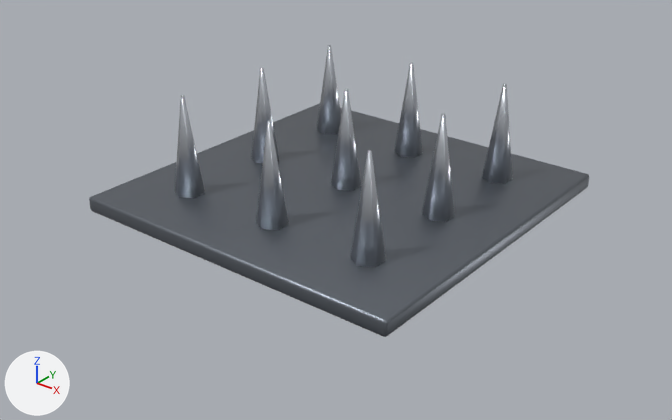
The glTF model game/assets/models/batch1/spike_trap.glb: old version first, new version second.
The view is the same before and after, from a 50 mm lens placed at (2.63, -3.37, 2.01), pointed at (0.05, -0.14, 0.01). Every picture has the same lights, and +X, +Y and +Z are marked at lower left. The picture after the commit comes second.

Names of what the first picture shows: 'GrateBase', 'Spike_-0.55_-0.55', 'Spike_-0.55_0.0', 'Spike_-0.55_0.55', 'Spike_0.0_-0.55', 'Spike_0.0_0.0', 'Spike_0.0_0.55', 'Spike_0.55_-0.55', 'Spike_0.55_0.0', 'Spike_0.55_0.55'.
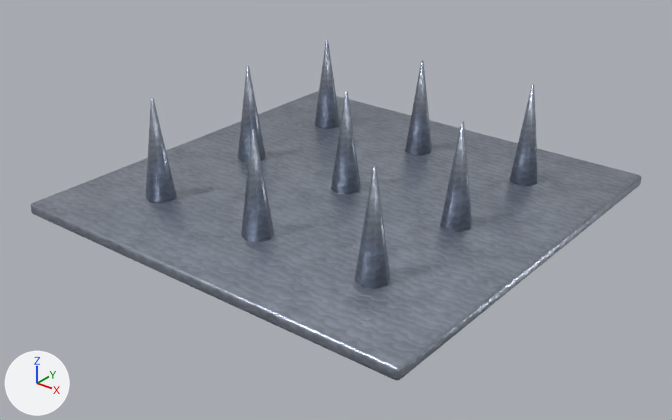
Pixel boxes (x1, y1, x2, y2) of what changed, in the pictures (672 x 420 px):
'TrapPlate', added
    after: (31, 91, 641, 380)
'GrateBase', deleted
    before: (89, 103, 589, 337)
'Spike.006', added
    after: (354, 166, 391, 289)
'Spike_0.55_-0.55', deleted
    before: (350, 150, 386, 267)
'Spike.003', added
    after: (241, 129, 274, 243)
'Spike_0.0_-0.55', deleted
    before: (256, 121, 289, 230)
'Spike_0.55_0.0', deleted
    before: (422, 114, 455, 222)
'Spike.007', added
    after: (440, 121, 472, 232)
'Spike_0.0_0.0', moved
    before: (331, 89, 361, 191)
    after: (331, 91, 361, 195)
'Spike', added
    after: (146, 98, 176, 204)
'Spike_-0.55_-0.55', deleted
    before: (175, 95, 205, 198)
'Spike_0.55_0.55', deleted
    before: (482, 84, 513, 184)
'Spike.008', added
    after: (510, 85, 538, 186)
'Spike_0.0_0.55', deleted
    before: (394, 63, 423, 157)
'Spike.005', added
    after: (405, 61, 432, 156)
'Spike_-0.55_0.55', deleted
    before: (317, 45, 341, 134)
'Spike.002', added
    after: (315, 40, 340, 129)
'Spike.001', added
    after: (238, 66, 266, 162)
'Spike_-0.55_0.0', deleted
    before: (251, 68, 279, 163)

Edits to the bpy script that builds the scene:
```text
Change mat_irondark:
    remove # nodes: BsdfPrincipled, OutputMaterial
    remove # colours: grey #767c84
    nodes: BsdfPrincipled, Mapping x3, Math, NormalMap, OutputMaterial, SeparateColor, TexImage x3, UVMap x3
    uses the picture img_forged_steel_albedo
    uses the picture img_forged_steel_normal
    uses the picture img_forged_steel_rough
Change mat_steel:
    remove # nodes: BsdfPrincipled, OutputMaterial
    remove # colours: light grey #c5cad1
    nodes: BsdfPrincipled, Mapping x3, Math, NormalMap, OutputMaterial, SeparateColor, TexImage x3, UVMap x3
    uses the picture img_forged_steel_albedo
    uses the picture img_forged_steel_normal
    uses the picture img_forged_steel_rough
Remove ob_gratebase:
    ob_gratebase = bpy.data.objects.new('GrateBase', me_cube)
Remove ob_spike__0_55__0_55:
    ob_spike__0_55__0_55 = bpy.data.objects.new('Spike_-0.55_-0.55', me_cone)
Remove ob_spike__0_55_0_0:
    ob_spike__0_55_0_0 = bpy.data.objects.new('Spike_-0.55_0.0', me_cone_001)
Remove ob_spike__0_55_0_55:
    ob_spike__0_55_0_55 = bpy.data.objects.new('Spike_-0.55_0.55', me_cone_002)
Remove ob_spike_0_0__0_55:
    ob_spike_0_0__0_55 = bpy.data.objects.new('Spike_0.0_-0.55', me_cone_003)
Change ob_spike_0_0_0_0:
    ob_spike_0_0_0_0.location: (0.0, 0.0, 0.32) -> (0.0, 0.0, 0.3)
Remove ob_spike_0_0_0_55:
    ob_spike_0_0_0_55 = bpy.data.objects.new('Spike_0.0_0.55', me_cone_005)
Remove ob_spike_0_55__0_55:
    ob_spike_0_55__0_55 = bpy.data.objects.new('Spike_0.55_-0.55', me_cone_006)
Remove ob_spike_0_55_0_0:
    ob_spike_0_55_0_0 = bpy.data.objects.new('Spike_0.55_0.0', me_cone_007)
Remove ob_spike_0_55_0_55:
    ob_spike_0_55_0_55 = bpy.data.objects.new('Spike_0.55_0.55', me_cone_008)
Add ob_spike_008:
    ob_spike_008 = bpy.data.objects.new('Spike.008', me_cone_008_1)  # an 8-sided cut cone along z (radius 0.08 at the low end, 0.006 at the high end) spanning x -0.08..0.08, y -0.08..0.08, z -0.27..0.27
    ob_spike_008.location = (0.65, 0.65, 0.3)
Add ob_spike_007:
    ob_spike_007 = bpy.data.objects.new('Spike.007', me_cone_008_1.copy())
    ob_spike_007.location = (0.65, 0.0, 0.3)
Add ob_spike_006:
    ob_spike_006 = bpy.data.objects.new('Spike.006', me_cone_008_1.copy())
    ob_spike_006.location = (0.65, -0.65, 0.3)
Add ob_spike_005:
    ob_spike_005 = bpy.data.objects.new('Spike.005', me_cone_008_1.copy())
    ob_spike_005.location = (0.0, 0.65, 0.3)
Add ob_spike_003:
    ob_spike_003 = bpy.data.objects.new('Spike.003', me_cone_008_1.copy())
    ob_spike_003.location = (0.0, -0.65, 0.3)
Add ob_spike_002:
    ob_spike_002 = bpy.data.objects.new('Spike.002', me_cone_008_1.copy())
    ob_spike_002.location = (-0.65, 0.65, 0.3)
Add ob_spike_001:
    ob_spike_001 = bpy.data.objects.new('Spike.001', me_cone_008_1.copy())
    ob_spike_001.location = (-0.65, 0.0, 0.3)
Add ob_spike:
    ob_spike = bpy.data.objects.new('Spike', me_cone_008_1.copy())
    ob_spike.location = (-0.65, -0.65, 0.3)
Add ob_trapplate:
    ob_trapplate = bpy.data.objects.new('TrapPlate', me_cube_1)  # 56 vertices, 108 faces; spans x -1.1..1.1, y -1.1..1.1, z -0.03..0.03
    ob_trapplate.location = (0.0, 0.0, 0.03)
```
